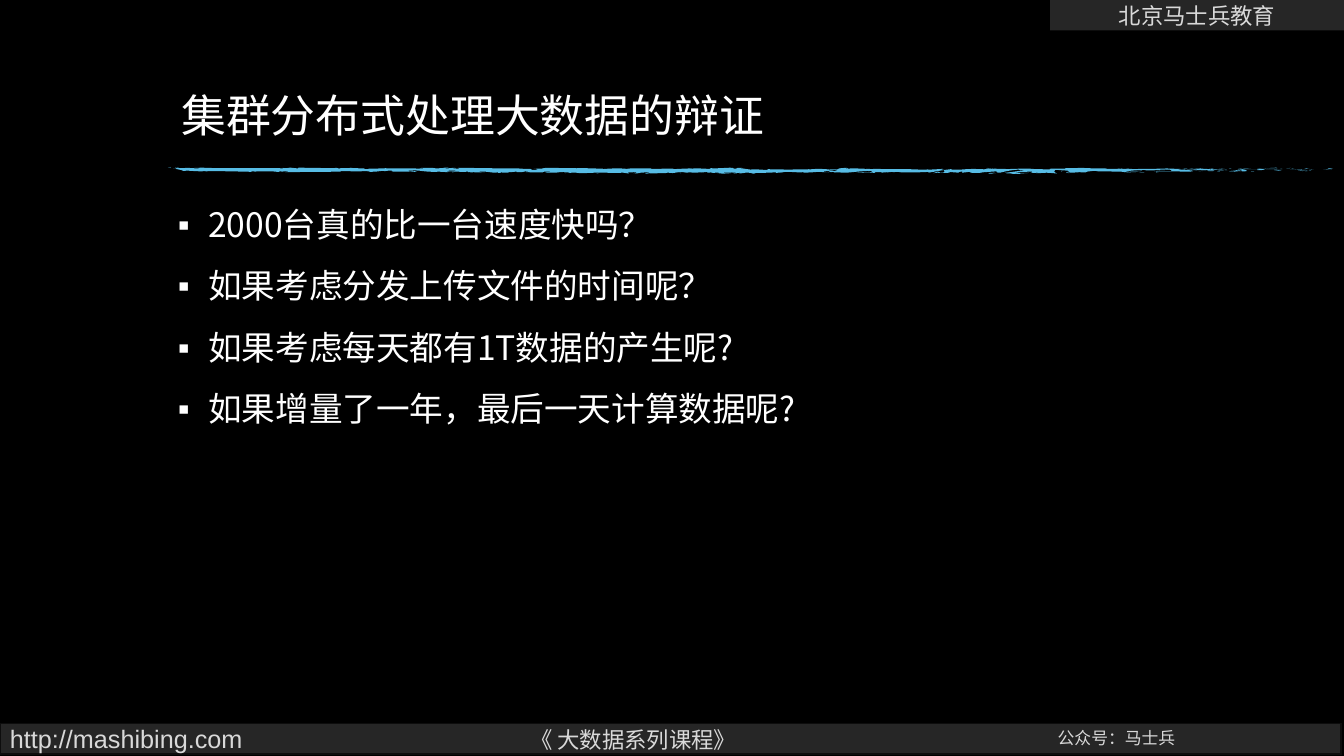
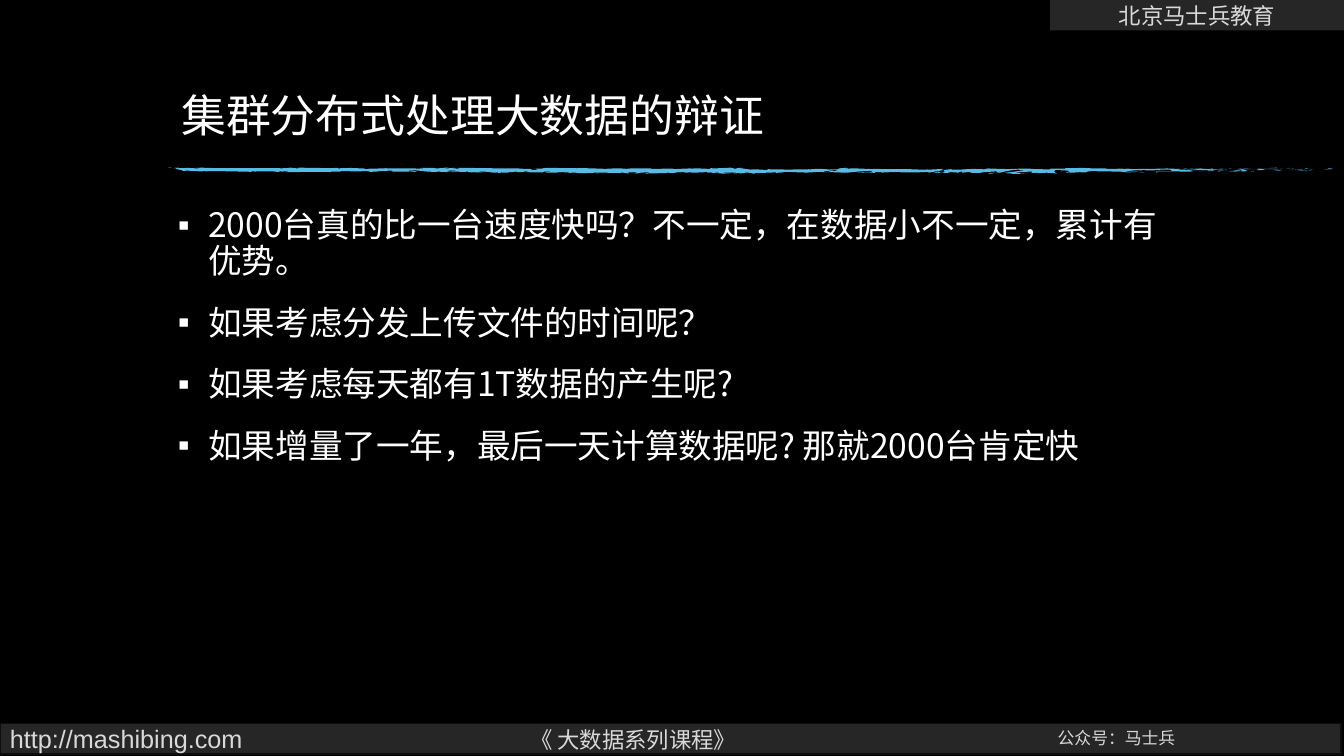
Before and after one commit to wangxin66666/BigDataArchitect-master, a slide deck: slide 11 of bigdata-hadoop/ppt/01大数据启蒙.pptx. Drawn at 1344x756 pixels with LibreOffice and Linux fonts; fonts in the diff are those of the drawing; background and template pictures are left out. Boxes give left, top, right and bottom in pixels: in the first picture for what was removed or moved away, otherwise in the second. Text is boxed around its words. In the diff, an @@ line names an element or a change of style, - is before the commit and + after.

```diff
--- a/bigdata-hadoop/ppt/01大数据启蒙.pptx
+++ b/bigdata-hadoop/ppt/01大数据启蒙.pptx
@@ text at (208,208,1156,276): text changed @@
-▪ 2000台真的比一台速度快吗？
+▪ 2000台真的比一台速度快吗？不一定，在数据小不一定，累计有优势。
@@ text at (208,429,1079,462): text changed @@
-▪ 如果增量了一年，最后一天计算数据呢?
+▪ 如果增量了一年，最后一天计算数据呢? 那就2000台肯定快
```
Also in this commit, not shown: 3 other slides changed.
